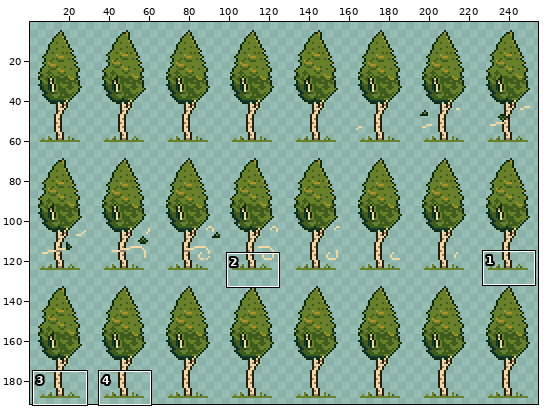
Sprite sheet, stored at Assets/Art/Sprites/Nature/Plants/Trees/tree_small_birch_summer.png. The picture above shows the old version from afar; the outline marks the close-up.
Close-up. Earlier state:
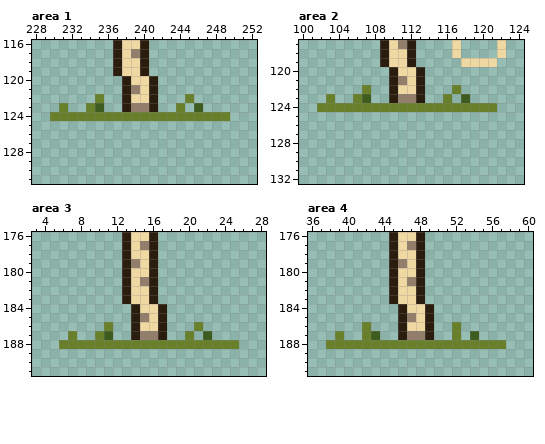
The file is 256x192 pixels. Shown: area 1: x 228..252, y 116..131; area 2: x 100..124, y 117..132; area 3: x 3..28, y 176..191; area 4: x 36..60, y 176..191. The wide view leaves out empty margins. The commit also changed other parts of the picture, which this record leaves out.
Once edited:
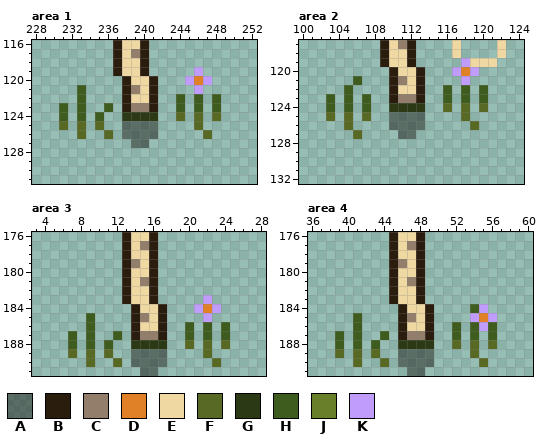
Palette (. is transparent): A #150f0a75  B #2a1d0d  C #927e6a  D #e08128  E #efd8a1  F #586924  G #2b3915  H #3d5c1e  J #69802a  K #c09dfc
Difference:
--- area 1
@@ x 228..252 @@
 118 .........BEEB............
-119 .........BEEB............
-120 ..........BEEB...........
-121 ..........BCEB...........
-122 .......J..BEEB...J.......
-123 ...J..JH..BCCB..J.H......
-124 ..JJJJJJJJJJJJJJJJJJJJ...
-125 .........................
-126 .........................
-127 .........................
+119 .........BEEB.....K......
+120 ..........BEEB...KDK.....
+121 .....H....BCEB....K......
+122 .....H....BEEB..H.H.H....
+123 ...H.H..H.BCCB..H.H.H....
+124 ...H.H.H..GGGG..F.F.F....
+125 ...F.F.F..AAAA....F......
+126 .....F..F.AAAA.....F.....
+127 ...........AA............
 128 .........................
--- area 2
@@ x 100..124 @@
 118 .........BEEB....E....E..
-119 .........BEEB.....EEEE...
-120 ..........BEEB...........
-121 ..........BCEB...........
-122 .......J..BEEB...J.......
-123 ...J..JH..BCCB..J.H......
-124 ..JJJJJJJJJJJJJJJJJJJJ...
-125 .........................
-126 .........................
-127 .........................
+119 .........BEEB.....KEEE...
+120 ..........BEEB...KDK.....
+121 ......H...BCEB....K......
+122 .....H....BEEB..H.H.H....
+123 ...H.H.H..BCCB..H.H.H....
+124 ...H.H.H..GGGG..F.F.F....
+125 ...F.F.F..AAAA....F......
+126 .....F....AAAA.....F.....
+127 ......F....AA............
 128 .........................
--- area 3
@@ x 3..28 @@
 182 ..........BEEB............
-183 ..........BEEB............
-184 ...........BEEB...........
-185 ...........BCEB...........
-186 ........J..BEEB...J.......
-187 ....J..JH..BCCB..J.H......
-188 ...JJJJJJJJJJJJJJJJJJJJ...
-189 ..........................
-190 ..........................
-191 ..........................
+183 ..........BEEB.....K......
+184 ...........BEEB...KDK.....
+185 ......H....BCEB....K......
+186 ......H....BEEB..H.H.H....
+187 ....H.H..H.BCCB..H.H.H....
+188 ....H.H.H..GGGG..F.F.F....
+189 ....F.F.F..AAAA....F......
+190 ......F..F.AAAA.....F.....
+191 ............AA............
--- area 4
@@ x 36..60 @@
 183 .........BEEB............
-184 ..........BEEB...........
-185 ..........BCEB...........
-186 ......J...BEEB..J........
-187 ...J..JH..BCCB..J.H......
-188 ..JJJJJJJJJJJJJJJJJJJJ...
-189 .........................
-190 .........................
-191 .........................
+184 ..........BEEB....HK.....
+185 .....H....BCEB....KDK....
+186 .....H....BEEB..H.HKH....
+187 ...H.H..H.BCCB..H.H.H....
+188 ...H.H.H..GGGG..F.F.F....
+189 ...F.F.F..AAAA....F......
+190 .....F..F.AAAA.....F.....
+191 ...........AA............
